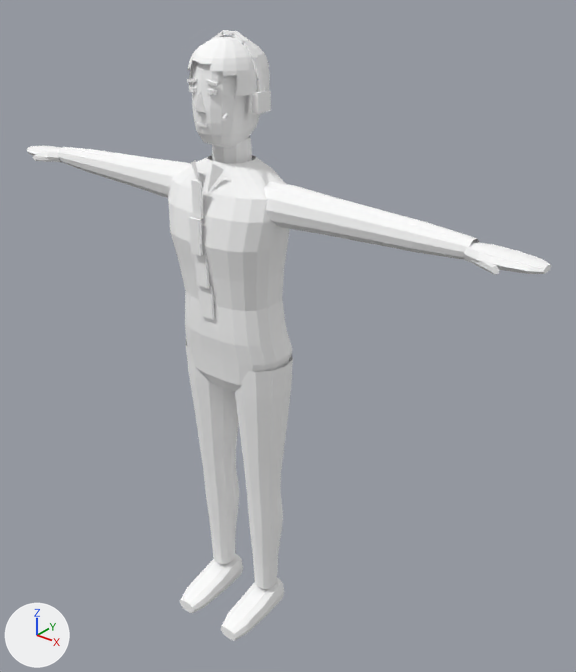
The glTF model public/models/duke.glb, before and after one commit.
One viewpoint serves both versions: a 50 mm lens placed at (1.449, -1.563, 2.028), pointed at (0.114, 0.106, 0.993). Lighting does not change. The marker at lower left points along +X, +Y and +Z. The picture after the commit comes second. Vertices at exactly the same position are counted once.

Objects in the first picture: 'duke-body'.
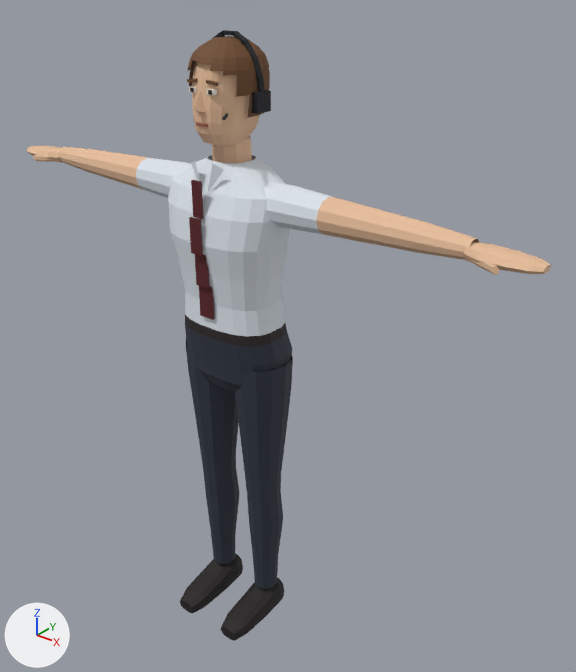
What the commit changed:
me_duke_body has 1433 vertices, 2513 faces and spans x -0.9..0.9, y -0.18..0.12, z 0.0..1.84.
me_duke_body is used by ob_duke_body; location (0.0, 0.0, 0.0).
me_duke_body part 1: 835 faces centred in x -0.9..0.9, y -0.11..0.1, z 1.39..1.82 are repainted in the vertex colours; the middle colour goes from white #ffffff to beige #e9bf9c.
me_duke_body part 2: 474 faces centred in x -0.18..0.18, y -0.1..0.12, z 0.14..1.01 are repainted in the vertex colours; the middle colour goes from white #ffffff to dark blue #2e3542.
me_duke_body part 3: 402 faces centred in x -0.29..0.29, y -0.13..0.1, z 1.09..1.72 are repainted in the vertex colours; the middle colour goes from white #ffffff to white #dfe6ee.
me_duke_body part 4: 448 faces centred in x -0.16..0.16, y -0.18..0.11, z 0.0..1.84 are repainted in the vertex colours; the middle colour goes from white #ffffff to black #1c1c22.
me_duke_body part 5: 354 faces centred in x -0.09..0.09, y -0.1..0.12, z 1.62..1.83 are repainted in the vertex colours; the middle colour goes from white #ffffff to brown #6e492a.

What differs and where, as boxes (x1, y1, x2, y2) in the pictures (576 x 672 px):
part 1 of me_duke_body, recoloured: (27, 62, 551, 274) in both
part 2 of me_duke_body, recoloured (darker): (185, 324, 293, 589) in both
part 3 of me_duke_body, recoloured: (136, 86, 332, 337) in both
part 4 of me_duke_body, recoloured: (180, 30, 287, 641) in both
part 5 of me_duke_body, recoloured (white to brown): (187, 36, 270, 127) in both
